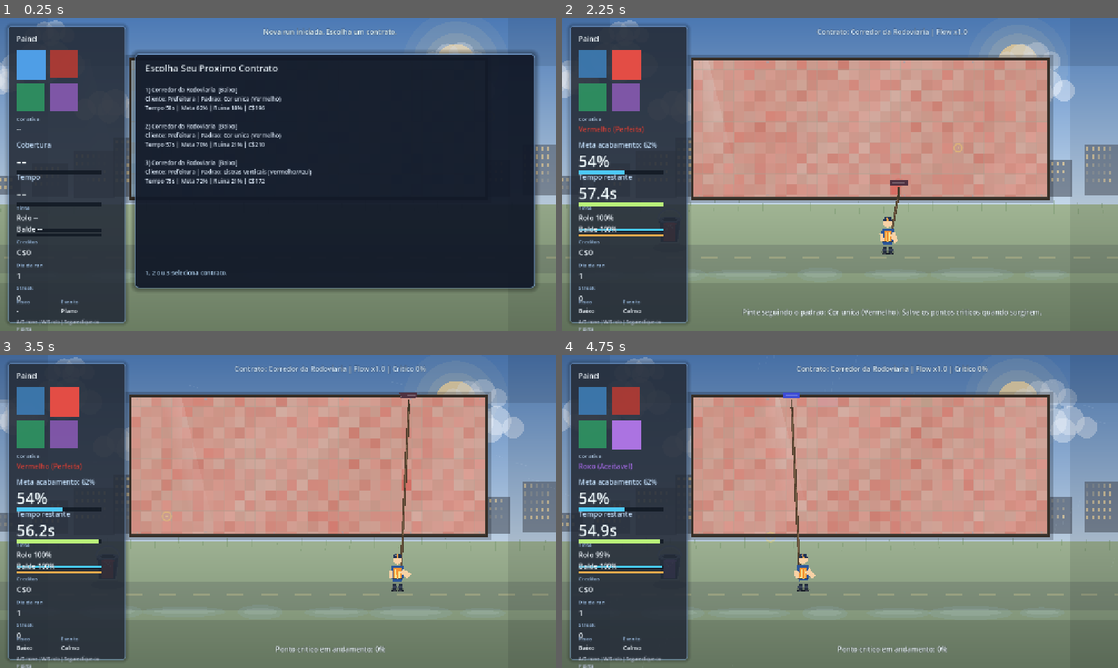
Above: before the commit, frames 1-4 (two rows, left to right).
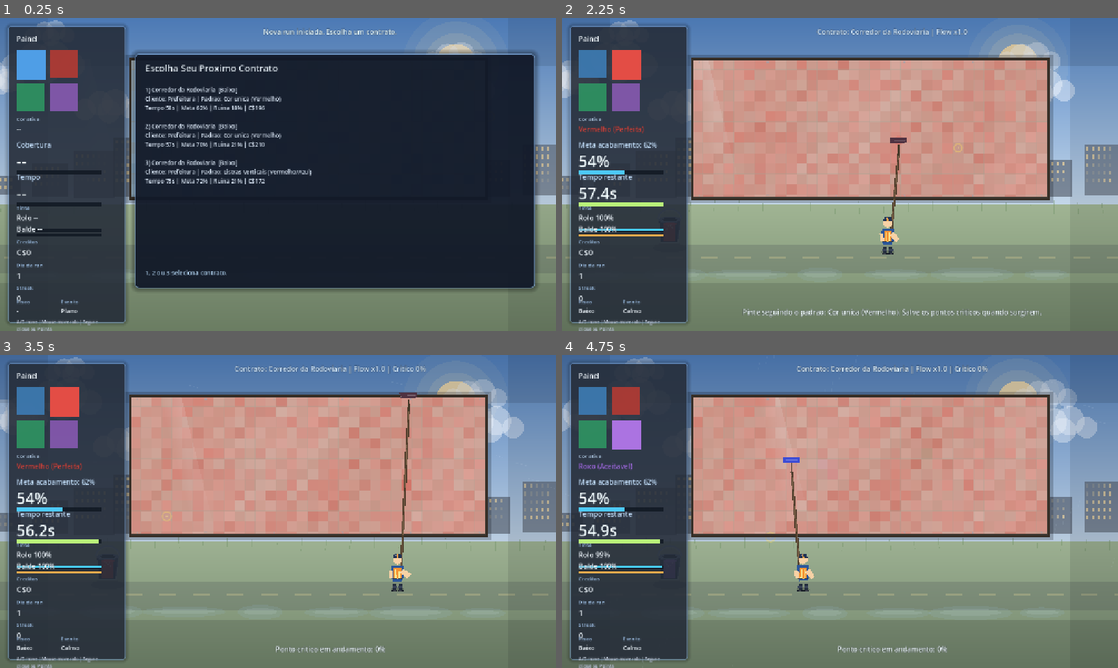
Above: after the commit, the same moments.

Repository: febiscaro/jogo
Game: Godot game, scene res://scenes/main.tscn
Same seed, same stepped clock (60 frames per second), same inputs: the game is played once before the commit and once after it.
Inputs (mouse positions are in pixels of both pictures, inside the frame that each line leads up to):
- Up to frame 1 (0.25 s): no input
- Up to frame 2 (2.25 s): tap Enter at 0.5, 1.35, 2 s; move the mouse to (962, 158) at 0.52 s; hold Right (ui_right) 0.53-1.28 s; tap R at 0.6 s; click (962, 158) at 0.67 s; tap Space at 0.77, 1.25, 1.52 s; move the mouse to (728, 190) at 1.27 s; hold Down (ui_down) 1.28-2.03 s; click (728, 190) at 1.42 s; move the mouse to (895, 105) at 2.02 s; hold Right (ui_right) from 2.03 s (still down); tap 1 at 2.1 s; click (895, 105) at 2.17 s
- Up to frame 3 (3.5 s): move the mouse to (250, 574) at 2.77 s; release Right (ui_right) at 2.78 s; hold Up (ui_up) from 2.78 s (still down); tap 2 at 2.85 s; click (250, 574) at 2.92 s; tap Space at 3.02 s
- Up to frame 4 (4.75 s): move the mouse to (1006, 558) at 3.52 s; release Up (ui_up) at 3.53 s; hold Left (ui_left) from 3.53 s (still down); tap 3 at 3.6 s; click (1006, 558) at 3.67 s; tap Space at 3.77, 4.52 s; move the mouse to (673, 464) at 4.27 s; tap 4 at 4.35 s; click (673, 464) at 4.42 s

The runs differ from the first frame. In frame 1, 0.1% of the frame differs, in the area x 3-18%, y 96-100%; in frame 2, 0.4%; in frame 3, 0.1%; in frame 4, 0.5%, in the area x 3-46%, y 12-100%.

Commit message:
Faz rolo acompanhar mouse e atualiza instrucoes de controle

Diff:
--- a/scripts/game.gd
+++ b/scripts/game.gd
@@ -308,7 +308,7 @@
 	help_label.offset_bottom = 700.0
 	help_label.add_theme_font_size_override("font_size", 10)
 	help_label.autowrap_mode = TextServer.AUTOWRAP_WORD_SMART
-	help_label.text = "A/D move | W/S rolo | Segure clique ou P pinta\nE recarrega | 1-4 cor | ESC pausa"
+	help_label.text = "A/D move | Mouse move rolo | Segure clique ou P pinta\nE recarrega | 1-4 cor | ESC pausa"
 	_style_label(title_label, Color(0.95, 0.98, 1.0, 1.0), 2, Color(0.08, 0.11, 0.17, 0.9))
 	_style_label(coverage_title, Color(0.77, 0.88, 0.99, 1.0))
 	_style_label(time_title, Color(0.77, 0.88, 0.99, 1.0))
--- a/scripts/player.gd
+++ b/scripts/player.gd
@@ -198,6 +198,7 @@
 	if Input.is_key_pressed(KEY_W):
 		roller_input -= 1.0
 	roller_input = clampf(roller_input, -1.0, 1.0)
+	var mouse_target_y = clampf(get_global_mouse_position().y - _ground_y, _roller_min_y, _roller_max_y)
 
 	if absf(move_x) > 0.01:
 		_facing = sign(move_x)
@@ -208,13 +209,20 @@
 	global_position.x = clampf(global_position.x, move_bounds.position.x, move_bounds.end.x)
 	global_position.y = _ground_y
 
-	_roller_target_y = clampf(_roller_target_y + (roller_input * roller_move_speed * delta), _roller_min_y, _roller_max_y)
+	if absf(roller_input) > 0.01:
+		_roller_target_y = clampf(_roller_target_y + (roller_input * roller_move_speed * delta), _roller_min_y, _roller_max_y)
+	else:
+		_roller_target_y = mouse_target_y
 	roller.position.y = move_toward(roller.position.y, _roller_target_y, roller_move_speed * 1.35 * delta)
 	roller.position.x = lerpf(roller.position.x, roller_x_offset * _facing, minf(1.0, delta * 14.0))
 	roller.scale.x = _facing
-	roller.rotation = deg_to_rad(roller_input * 2.6)
-
-	_animate_body(move_x, roller_input, delta)
+	var roller_visual_input = roller_input
+	if absf(roller_visual_input) <= 0.01:
+		var visual_denominator = maxf(24.0, absf(_roller_max_y - _roller_min_y) * 0.35)
+		roller_visual_input = clampf((mouse_target_y - roller.position.y) / visual_denominator, -1.0, 1.0)
+	roller.rotation = deg_to_rad(roller_visual_input * 2.6)
+
+	_animate_body(move_x, roller_visual_input, delta)
 	_is_refilling = false
 
 	var near_bucket = _bucket_world != Vector2.ZERO and global_position.distance_to(_bucket_world) <= _bucket_radius
